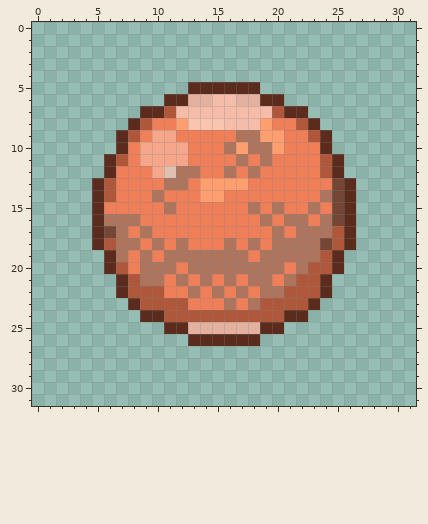
Pixel-art sprite: Images/Mars.png. The first picture shows the starting point.
The file is 32x32 pixels.
The same view after the edit:
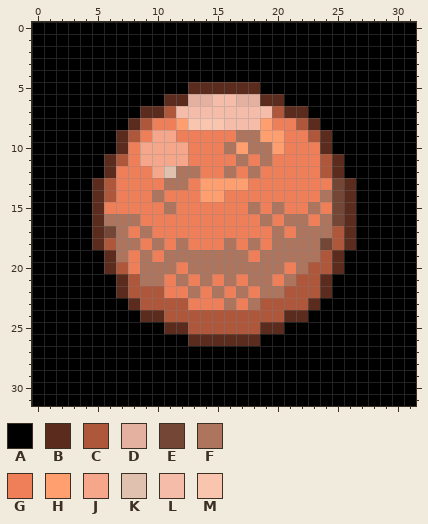
Palette (. is transparent): A #000000  B #5b2c1d  C #af573a  D #e4b1a1  E #734636  F #ad755e  G #ef7f59  H #ff9e6f  J #f5a68b  K #e0c0ae  L #f5bca9  M #f9c5af
Diff:
Changed rows in their new state; - is an unchanged pixel.
first column x 0:
 0 AAAAAAAAAAAAAAAAAAAAAAAAAAAAAAAA
 1 AAAAAAAAAAAAAAAAAAAAAAAAAAAAAAAA
 2 AAAAAAAAAAAAAAAAAAAAAAAAAAAAAAAA
 3 AAAAAAAAAAAAAAAAAAAAAAAAAAAAAAAA
 4 AAAAAAAAAAAAAAAAAAAAAAAAAAAAAAAA
 5 AAAAAAAAAAAAA------AAAAAAAAAAAAA
 6 AAAAAAAAAAA----------AAAAAAAAAAA
 7 AAAAAAAAA--------------AAAAAAAAA
 8 AAAAAAAA----------------AAAAAAAA
 9 AAAAAAA------------------AAAAAAA
10 AAAAAAA------------------AAAAAAA
11 AAAAAA--------------------AAAAAA
12 AAAAAA--------------------AAAAAA
13 AAAAA----------------------AAAAA
14 AAAAA----------------------AAAAA
15 AAAAA----------------------AAAAA
16 AAAAA----------------------AAAAA
17 AAAAA----------------------AAAAA
18 AAAAA----------------------AAAAA
19 AAAAAA--------------------AAAAAA
20 AAAAAA--------------------AAAAAA
21 AAAAAAA------------------AAAAAAA
22 AAAAAAA------------------AAAAAAA
23 AAAAAAAA----------------AAAAAAAA
24 AAAAAAAAA--------------AAAAAAAAA
25 AAAAAAAAAAA--CCCCCC--AAAAAAAAAAA
26 AAAAAAAAAAAAA------AAAAAAAAAAAAA
27 AAAAAAAAAAAAAAAAAAAAAAAAAAAAAAAA
28 AAAAAAAAAAAAAAAAAAAAAAAAAAAAAAAA
29 AAAAAAAAAAAAAAAAAAAAAAAAAAAAAAAA
30 AAAAAAAAAAAAAAAAAAAAAAAAAAAAAAAA
31 AAAAAAAAAAAAAAAAAAAAAAAAAAAAAAAA
Pixel boxes of the changes (left, top, right, bottom) in both pictures:
changed: (32, 22, 416, 406)
